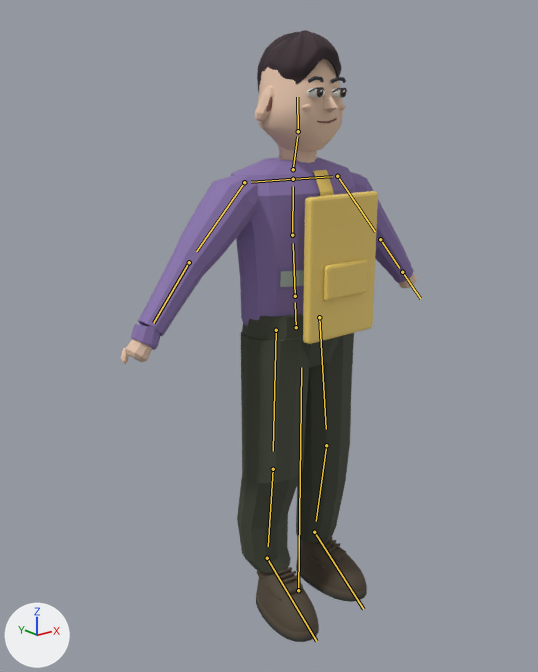
The glTF model apps/world/assets/npcs/refresh-72/INKYUNG_NPC_005.glb: old version first, new version second.
Rendered twice from a 50 mm lens placed at (-1.531, -1.74, 1.693), pointed at (-0.126, 0.017, 0.99). Lighting does not change. The marker at lower left points along +X, +Y and +Z. The picture after the commit comes second. The bones that change, and the others that lie on the model, are drawn over the model as lines.

The first picture shows 'NPC_Hair', 'NPC_Hand_L', 'NPC_Hand_R', 'NPC_HeadFace', 'NPC_Shoes', 'NPC_Top_Plain', 'NPC_Trousers', 'NPC_Wearable_Apron', 'NPC_Wearable_Pocket' and 2 more.
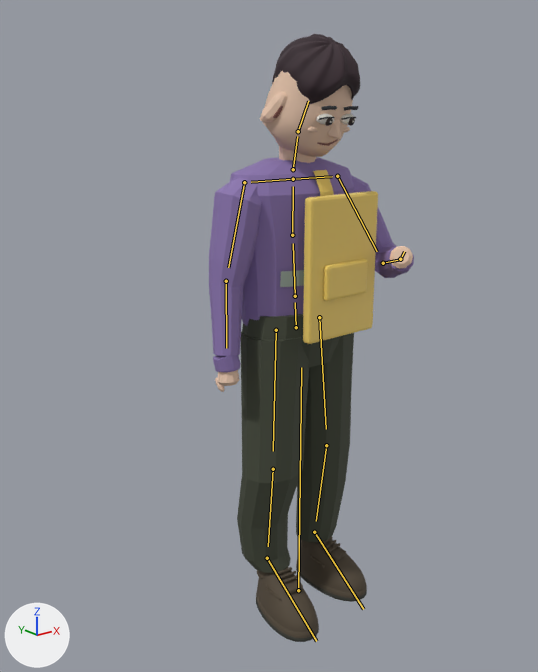
The newer file adds an action. The first version stands in its rest pose; the second is drawn at frame 32 of the action 'Campus_Phone'.

What differs and where, as boxes [x1, y1, x2, y2] in the pictures (538 x 672 px):
'NPC_Top_Plain', posed (27% narrower, 11% taller)
    before: [131, 157, 414, 350]
    after: [209, 157, 414, 372]
'NPC_HeadFace', posed
    before: [255, 59, 347, 163]
    after: [260, 71, 358, 163]
'NPC_Hair', posed
    before: [257, 30, 342, 93]
    after: [272, 34, 360, 104]
'NPC_Hand_L', posed
    before: [121, 339, 152, 364]
    after: [215, 370, 239, 392]
'NPC_Hand_R', posed
    before: [399, 274, 417, 288]
    after: [390, 246, 413, 269]
bone 'Head', root to tip
    before: (298, 131) to (297, 97)
    after: (298, 131) to (308, 101)
bone 'UpperArm.L', root to tip
    before: (244, 182) to (196, 251)
    after: (244, 182) to (228, 267)
bone 'Forearm.L', root to tip
    before: (189, 262) to (153, 323)
    after: (226, 281) to (226, 348)
bone 'UpperArm.R', root to tip
    before: (337, 176) to (375, 231)
    after: (337, 176) to (377, 251)
bone 'Forearm.R', root to tip
    before: (380, 239) to (399, 268)
    after: (383, 263) to (398, 260)
bone 'Hand.R', root to tip
    before: (402, 272) to (420, 298)
    after: (400, 259) to (404, 251)

What changed in the scene script:
```text
Change bone_head:
    where bone_head = bpy.data.objects['Student_Rig'].pose.bones['Head']  # child of 'Neck'
    bone_head.rotation_quaternion: (1.0, 0.0, 0.0, 0.0) -> (0.971, 0.24, 0.0, 0.0)  # degrees (0, 0, 0) -> degrees (28, 0, 0)
Change bone_upperarm_l:
    where bone_upperarm_l = bpy.data.objects['Student_Rig'].pose.bones['UpperArm.L']  # child of 'Shoulder.L'
    bone_upperarm_l.rotation_quaternion: (1.0, 0.0, 0.0, 0.0) -> (0.965, -0.173, 0.0, -0.196)  # degrees (0, 0, 0) -> degrees (-20, -4, -22)
Change bone_forearm_l:
    where bone_forearm_l = bpy.data.objects['Student_Rig'].pose.bones['Forearm.L']  # child of 'UpperArm.L'
    bone_forearm_l.rotation_quaternion: (1.0, 0.0, 0.0, 0.0) -> (0.998, -0.061, 0.0, -0.002)  # degrees (0, 0, 0) -> degrees (-7, 0, 0)
Change bone_upperarm_r:
    where bone_upperarm_r = bpy.data.objects['Student_Rig'].pose.bones['UpperArm.R']  # child of 'Shoulder.R'
    bone_upperarm_r.rotation_quaternion: (1.0, 0.0, 0.0, 0.0) -> (0.944, -0.324, -0.063, 0.013)  # degrees (0, 0, 0) -> degrees (-38, -6, 4)
Change bone_forearm_r:
    where bone_forearm_r = bpy.data.objects['Student_Rig'].pose.bones['Forearm.R']  # child of 'UpperArm.R'
    bone_forearm_r.rotation_quaternion: (1.0, 0.0, 0.0, 0.0) -> (0.741, -0.644, -0.018, -0.187)  # degrees (0, 0, 0) -> degrees (-80, -16, -15)
Change bone_hand_r:
    where bone_hand_r = bpy.data.objects['Student_Rig'].pose.bones['Hand.R']  # child of 'Forearm.R'
    bone_hand_r.rotation_quaternion: (1.0, 0.0, 0.0, 0.0) -> (0.991, -0.114, 0.003, 0.07)  # degrees (0, 0, 0) -> degrees (-13, 1, 8)
```
